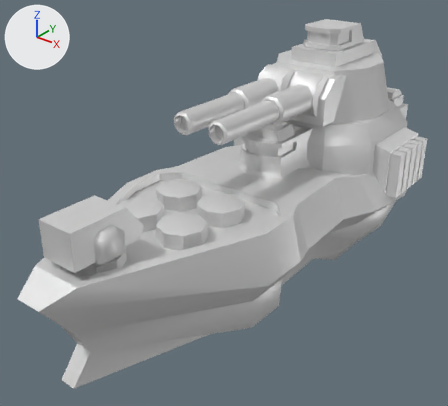
The glTF model glb/corroy.glb, before and after one commit.
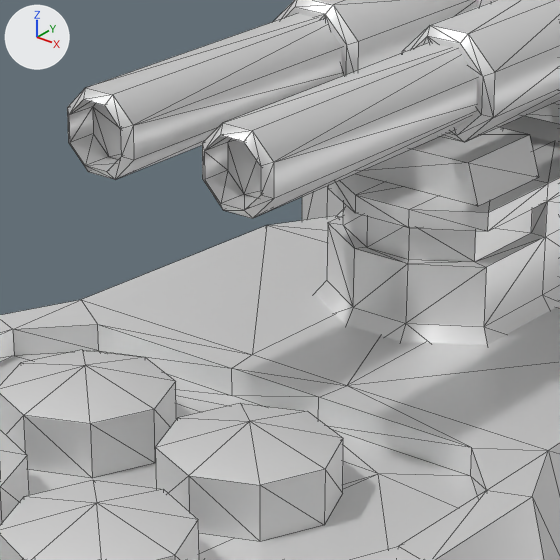
Each version appears first whole from a camera (50 mm lens) standing at (54.6, -77.9, 48.2) and looking at (-2.3, -6.7, 4.0), and next in a close-up on the part from 35% to 67% of the width and 22% to 57% of the height. Every picture has the same lights, and +X, +Y and +Z are marked at upper left. The last two pictures show the newer version. The close-ups show mesh edges as thin lines.

Script lines for the objects in view, before the commit:
```python
me_barrel1 = bpy.data.meshes.new('barrel1')
me_barrel1.from_pydata(...)  # 32 vertices, 54 faces; spans x -4.9..-1.7, y -15.9..0.1, z -1.7..1.6
me_barrel1.materials.append(mat_s3o_default)  # white #e7e7e7
me_barrel2 = bpy.data.meshes.new('barrel2')
me_barrel2.from_pydata(...)  # 32 vertices, 54 faces; spans x 1.6..4.8, y -15.9..0.1, z -1.7..1.6
me_barrel2.materials.append(mat_s3o_default)  # white #e7e7e7
me_sleeves = bpy.data.meshes.new('sleeves')
me_sleeves.from_pydata(...)  # 80 vertices, 132 faces; spans x -5.7..5.6, y -12.1..3.6, z -3.7..3.6
me_sleeves.materials.append(mat_s3o_default)  # white #e7e7e7
ob_barrel1 = bpy.data.objects.new('barrel1', me_barrel1)
ob_barrel1.parent = ob_sleeves
ob_barrel1.location = (0.0, -9.0, 0.0)
ob_barrel2 = bpy.data.objects.new('barrel2', me_barrel2)
ob_barrel2.parent = ob_sleeves
ob_barrel2.location = (0.0, -9.0, 0.0)
ob_sleeves = bpy.data.objects.new('sleeves', me_sleeves)
ob_sleeves.parent = ob_turret
ob_sleeves.location = (0.0, -10.92, -0.64)
# also in view: 'base' at (0.0, -1.9, 2.0)
```
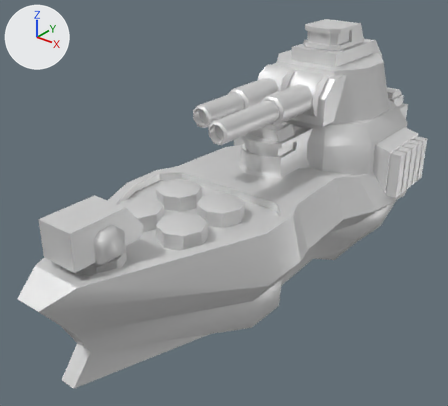
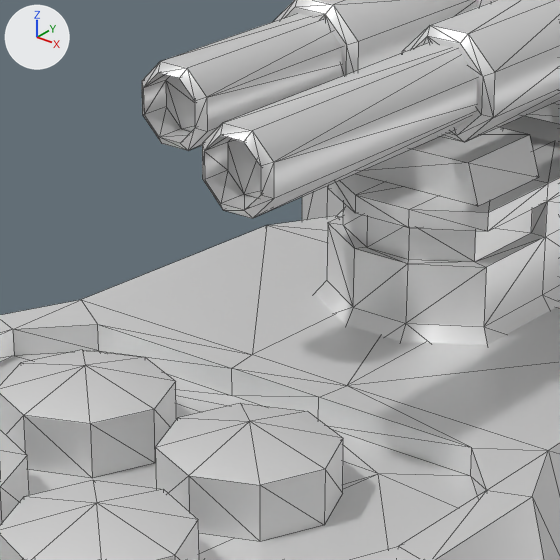
Location of each change, [x1, y1, x2, y2] in pixels of the close-ups (560 x 560 px):
```json
{"object": "barrel1", "change": "moved", "before": [67, 14, 342, 179], "after": [142, 14, 342, 151]}
```

Edits to the scene script, one JSON object a line:
```json
{"op": "set", "path": "ob_barrel1.location", "old": "(0.0, -9.0, 0.0)", "new": "(0.0, -4.833, 0.0)"}
```
